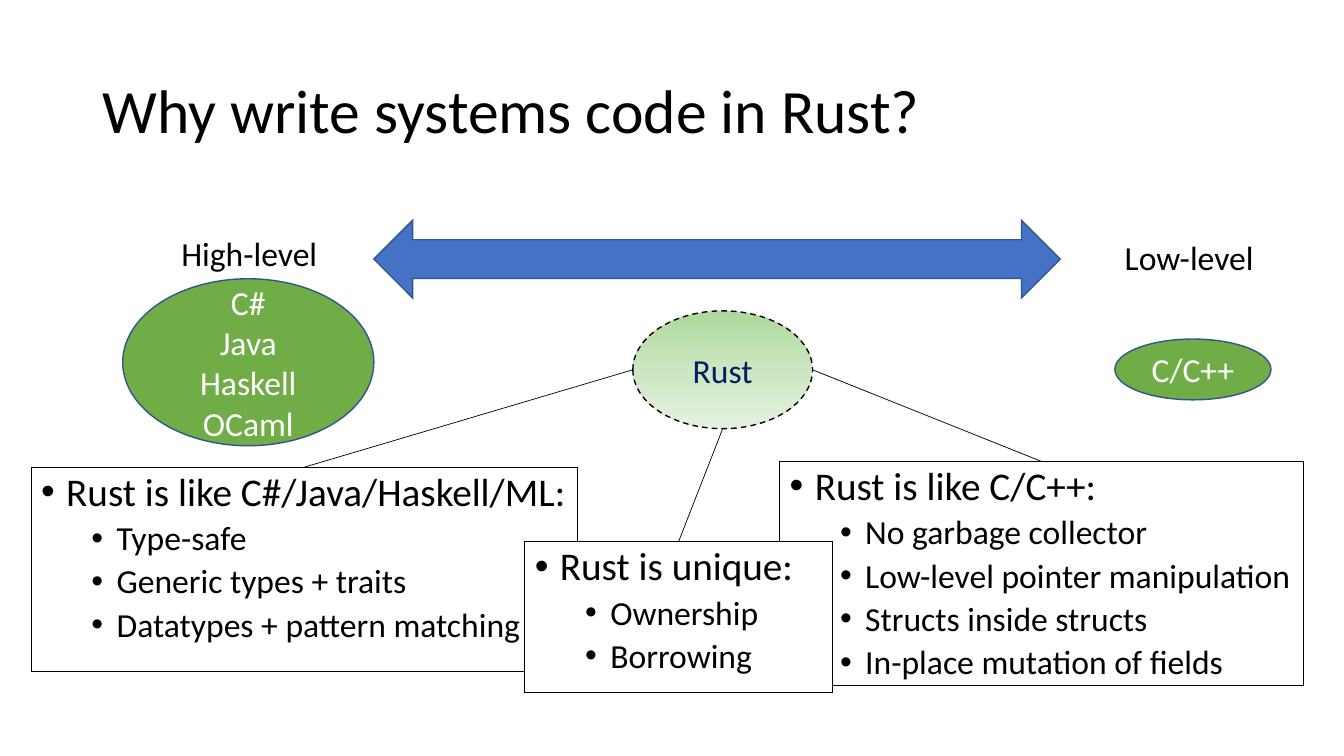
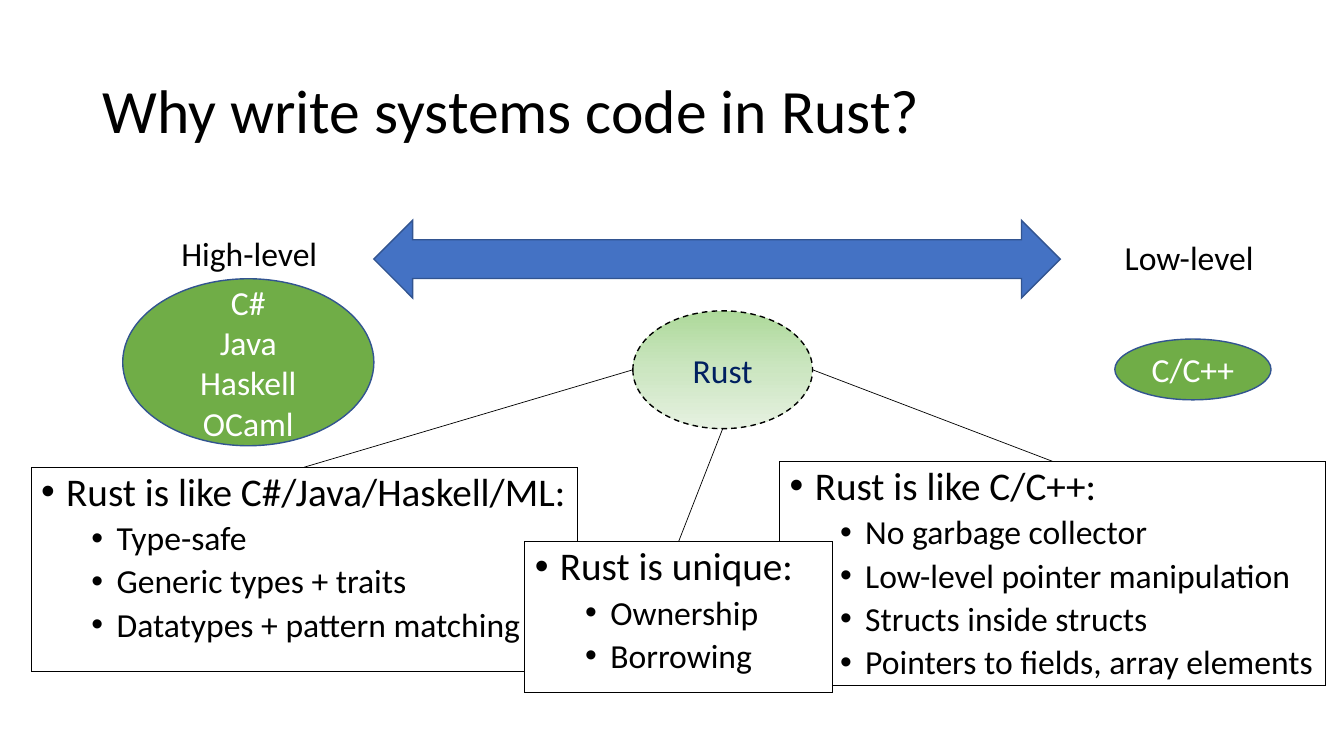
Before and after one commit to verus-lang/event-sites, a slide deck: slide 54 of 2026-summer-formal/slides/summer-school-formal-verus.pptx (slide 52 before the commit). Drawn at 1344x756 pixels with LibreOffice and Linux fonts; fonts in the diff are those of the drawing. Boxes give left, top, right and bottom in pixels: in the first picture for what was removed or moved away, otherwise in the second. Text is boxed around its words. In the diff, an @@ line names an element or a change of style, - is before the commit and + after.

```diff
--- a/2026-summer-formal/slides/summer-school-formal-verus.pptx
+++ b/2026-summer-formal/slides/summer-school-formal-verus.pptx
@@ line moved from (1042, 462) - (813, 370) to (1054, 462) - (813, 370) @@
@@ rectangle "Rust is like C/C++:" resized from (x1=780, y1=462, x2=1305, y2=687) to (x1=780, y1=462, x2=1327, y2=687) @@
@@ text in rectangle at (x1=865, y1=650, x2=1312, y2=680): text changed @@
-  • In-place mutation of fields
+  • Pointers to fields, array elements
```
Also in this commit, not shown: 22 other slides changed, 5 slides added, 1 other file.
